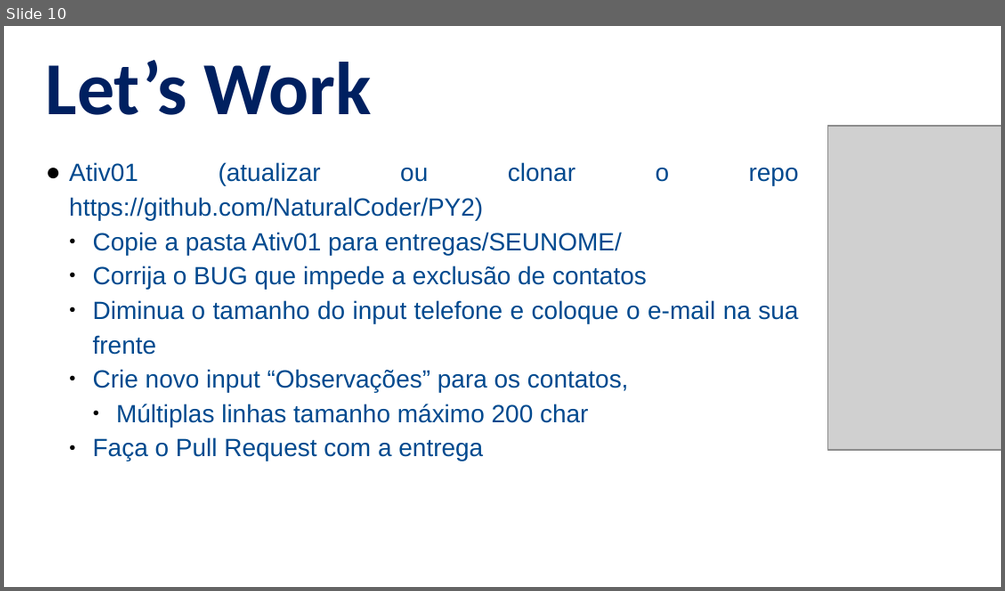
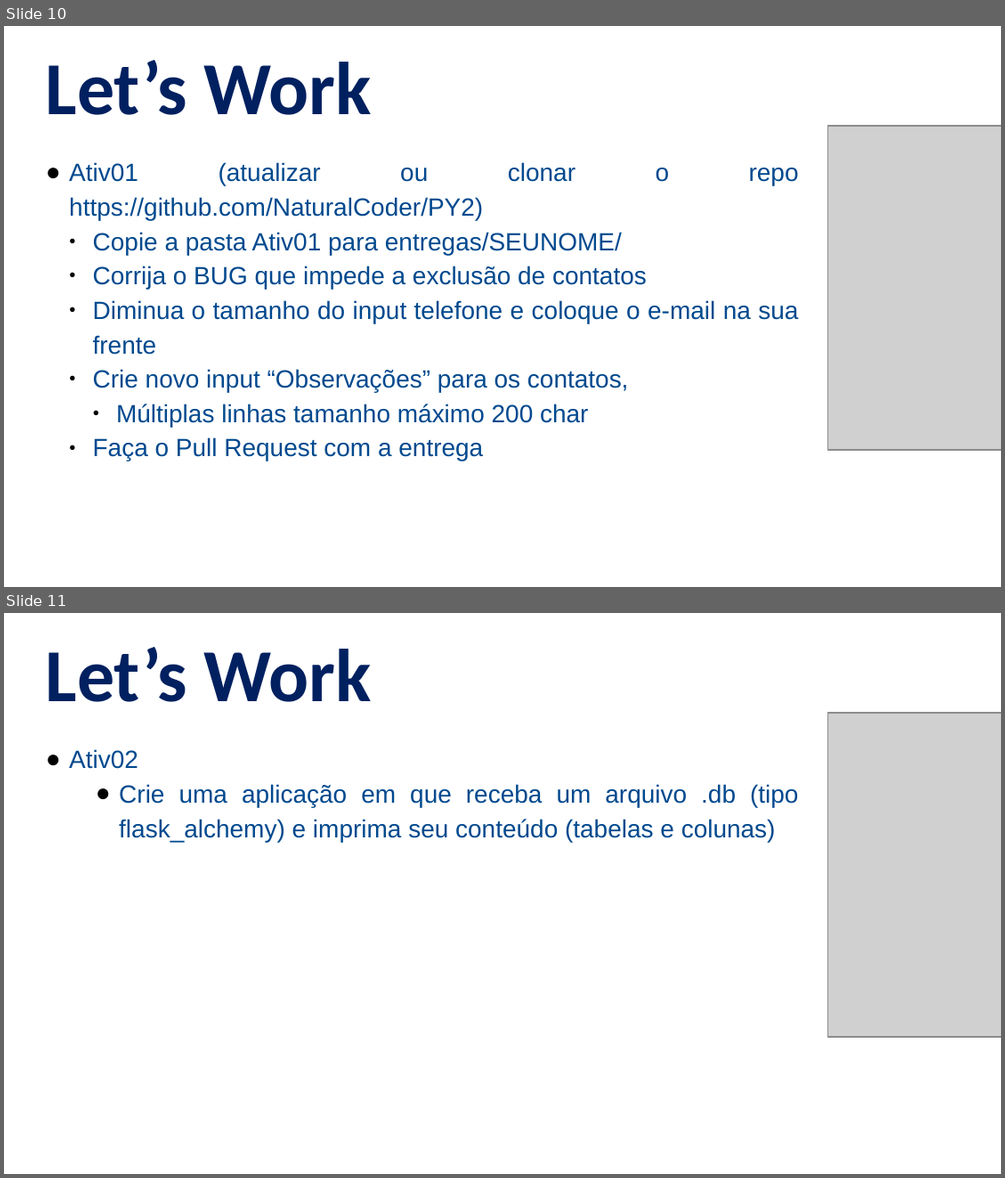
Before and after one commit to alandsilvasouza/PY2, a slide deck: aula11/Aula11.pptx. Shown one above the other, each under a label of ours: slide 10 before the commit, slides 10 and 11 after it. The pictures are 1005x591 and 1005x1178 pixels, drawn with LibreOffice and Linux fonts; fonts in the diff are those of the drawing; grey boxes stand for pictures. Boxes give left, top, right and bottom in pixels: in the first picture for what was removed or moved away, otherwise in the second. Text is boxed around its words. In the diff, an @@ line names an element or a change of style, - is before the commit and + after.

Commit message:
Nova ativ

```diff
--- a/aula11/Aula11.pptx
+++ b/aula11/Aula11.pptx
@@ slide 11 added at <box>4,613,1001,1174</box>, background #FFFFFF @@
@@ text added at <box>46,647,372,702</box>, 54 pt, text #002060, bold @@
+Let’s Work
@@ picture added at <box>828,714,1001,1038</box> @@
@@ text added at <box>69,749,798,842</box>, 18 pt, text #01498E @@
+● Ativ02
+  ● Crie uma aplicação em que receba um arquivo .db (tipo flask_alchemy) e imprima seu conteúdo (tabelas e colunas)
```
Also in this commit, not shown: 1 slide changed.
